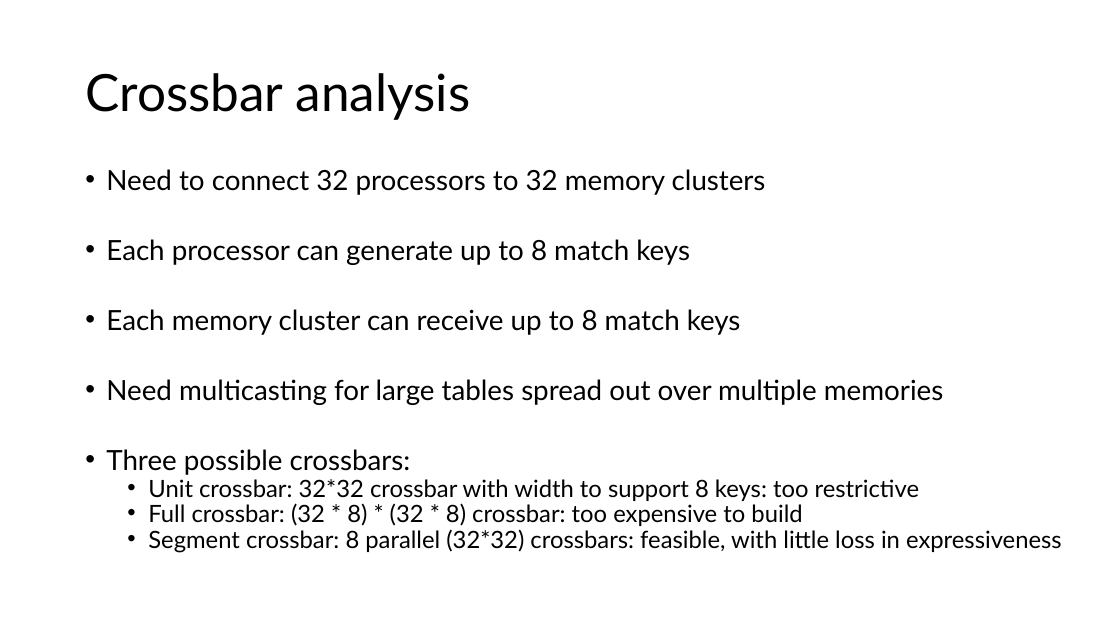
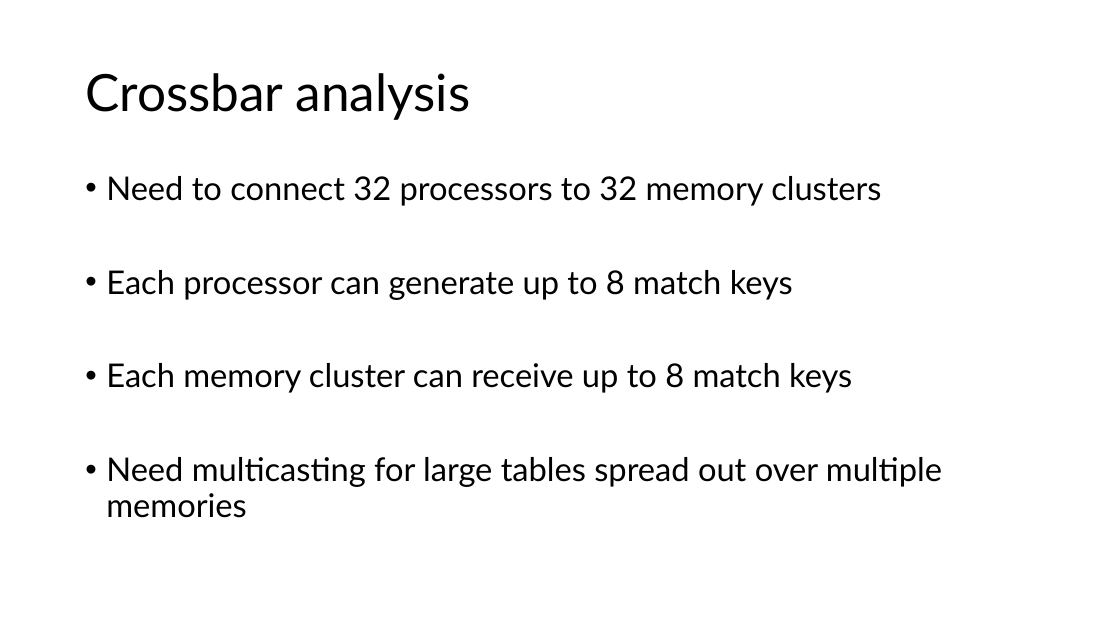
Before and after one commit to anirudhSK/drmt_talk, a slide deck: slide 31 of drmt.pptx (slide 30 before the commit). Drawn at 1120x630 pixels with LibreOffice and Linux fonts; fonts in the diff are those of the drawing. Boxes give left, top, right and bottom in pixels: in the first picture for what was removed or moved away, otherwise in the second. Text is boxed around its words. In the diff, an @@ line names an element or a change of style, - is before the commit and + after.

```diff
--- a/drmt.pptx
+++ b/drmt.pptx
@@ text "Need to connect 32 processors ..." at box(106, 176, 942, 518): size 23.8 to 28 pt; line spacing 0.7 to 0.9 @@
@@ text at box(106, 449, 1062, 553): paragraphs removed @@
-• Three possible crossbars:
-  • Unit crossbar: 32*32 crossbar with width to support 8 keys: too restrictive
-  • Full crossbar: (32 * 8) * (32 * 8) crossbar: too expensive to build
-  • Segment crossbar: 8 parallel (32*32) crossbars: feasible, with little loss in expressiveness
```
Also in this commit, not shown: 8 other slides changed, 2 slides added.
